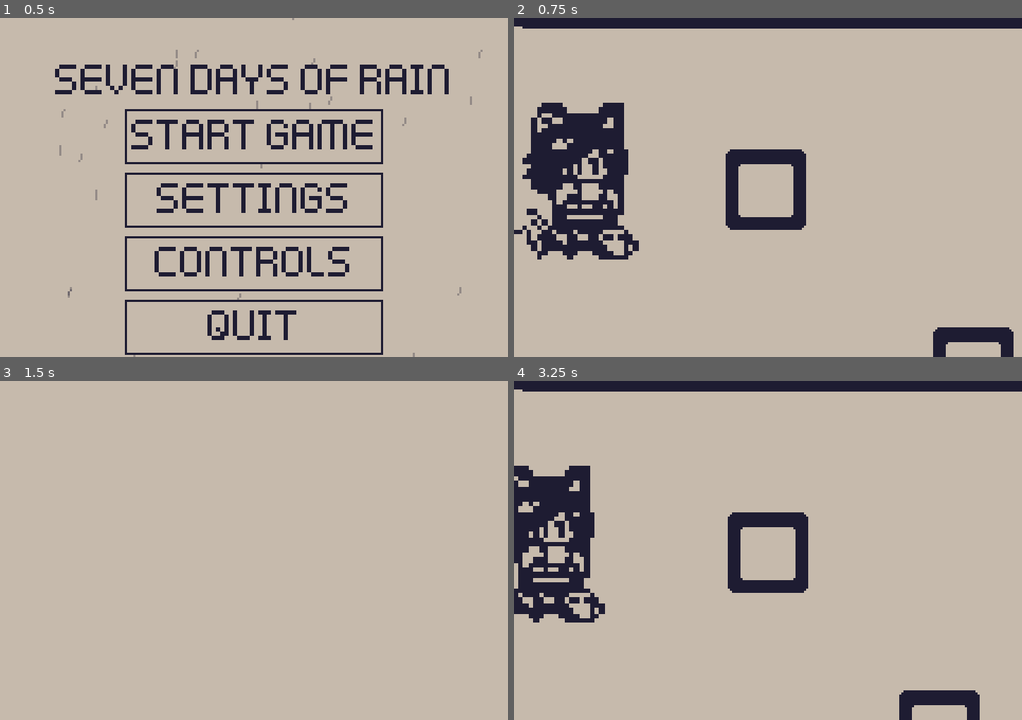
Above: before the commit, frames 1-4 (two rows, left to right).
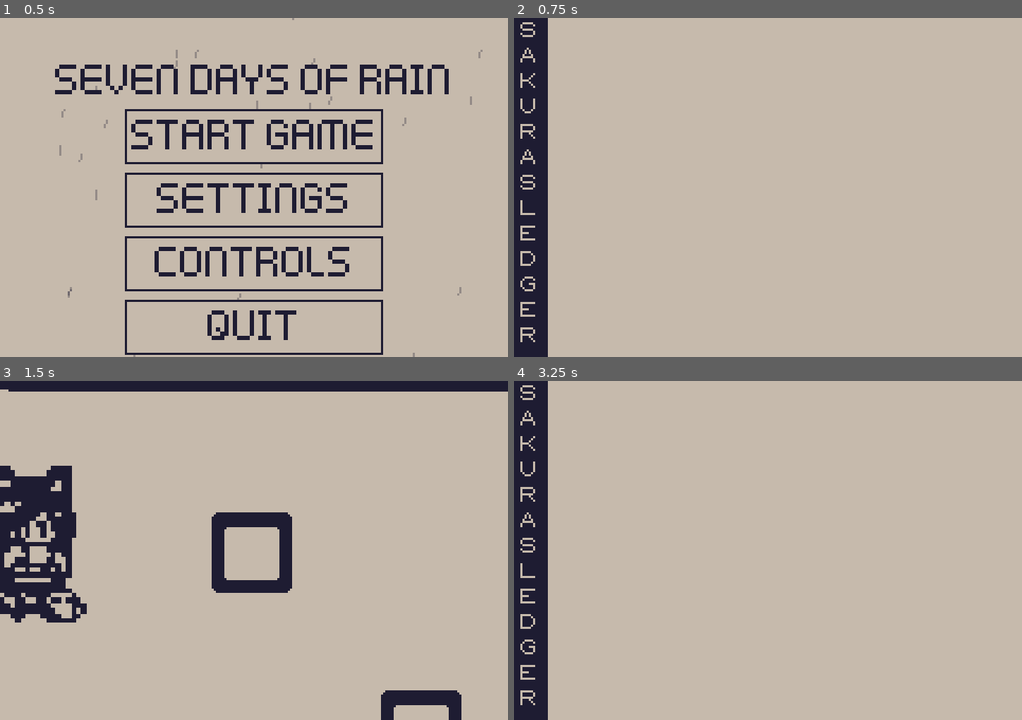
Above: after the commit, the same moments.

Repository: chickengamer555/7-days-of-rain-B1T-jam
Game: Godot game, scene res://UI/MainMenu/main_menu.tscn
Same seed, same stepped clock (60 frames per second), same inputs: the game is played once before the commit and once after it. The engine's default icon, where the game draws it, is replaced by a stand-in: a white triangle on a blue panel in a dark square.
Inputs (mouse positions are in pixels of both pictures, inside the frame that each line leads up to):
- Up to frame 1 (0.5 s): no input
- Up to frame 2 (0.75 s): click "Start Game" at 0.5 s
- Up to frame 3 (1.5 s): tap Enter at 1.25 s; move the mouse to (365, 533) at 1.27 s; hold Right (right) from 1.28 s (still down); hold Q (Ledger) from 1.28 s (still down); click (365, 533) at 1.42 s
- Up to frame 4 (3.25 s): release Right (right) at 2 s; release Q (Ledger) at 2 s; drag from (666, 567) to (768, 550) at 2.02 s; tap Space at 2.75 s; move the mouse to (818, 475) at 2.77 s; hold Right (right) from 2.78 s (still down); hold E (Interact) from 2.78 s (still down); tap Q (Ledger) at 3.05 s

Frame 1 is identical in both runs. In frame 2, 16% of the frame differs, in the area x 0-100%, y 0-100%; in frame 3, 11%; in frame 4, 13%.

Commit message:
Start of ledger

Diff:
--- a/Autoloads/DIALOUGE.tscn
+++ b/Autoloads/DIALOUGE.tscn
@@ -8,11 +8,6 @@
 script = ExtResource("1_ydmob")
 
 [node name="Box" parent="." unique_id=544790272 instance=ExtResource("1_kbwly")]
-anchors_preset = 15
-anchor_right = 1.0
-anchor_bottom = 1.0
-grow_horizontal = 2
-grow_vertical = 2
 
 [node name="Prompt" type="Label" parent="." unique_id=1754300791]
 visible = false
--- a/HUD/HUD.tscn
+++ b/HUD/HUD.tscn
@@ -2,9 +2,16 @@
 
 [ext_resource type="Script" uid="uid://bq33jn2muoia5" path="res://HUD/hud.gd" id="1_f31rt"]
 [ext_resource type="Texture2D" uid="uid://8ia57vbc23j3" path="res://icon.svg" id="2_b7ubu"]
+[ext_resource type="Texture2D" uid="uid://dt4gyh50war5d" path="res://Assets/UI/Ledger.png" id="3_ja1d4"]
+[ext_resource type="FontFile" uid="uid://cyjgs1wakyjye" path="res://Assets/UI/old-school-adventures-font/OldSchoolAdventures-42j9.ttf" id="4_amwvk"]
 
-[sub_resource type="StyleBoxFlat" id="StyleBoxFlat_f31rt"]
-bg_color = Color(0.7764706, 0.7294118, 0.6745098, 1)
+[sub_resource type="StyleBoxTexture" id="StyleBoxTexture_pw64t"]
+texture = ExtResource("3_ja1d4")
+
+[sub_resource type="LabelSettings" id="LabelSettings_7xx7b"]
+line_spacing = 2.0
+font = ExtResource("4_amwvk")
+font_size = 7
 
 [node name="Hud" type="CanvasLayer" unique_id=786916839]
 script = ExtResource("1_f31rt")
@@ -31,19 +38,31 @@
 [node name="NewEntryTimer" type="Timer" parent="." unique_id=345778449]
 
 [node name="LedgerScreen" type="Panel" parent="." unique_id=1072489921]
-visible = false
 anchors_preset = 15
 anchor_right = 1.0
 anchor_bottom = 1.0
 grow_horizontal = 2
 grow_vertical = 2
-theme_override_styles/panel = SubResource("StyleBoxFlat_f31rt")
+theme_override_styles/panel = SubResource("StyleBoxTexture_pw64t")
 
 [node name="Scroll" type="ScrollContainer" parent="LedgerScreen" unique_id=1656677815]
 layout_mode = 0
-offset_right = 240.0
+offset_left = 16.0
+offset_right = 239.978
 offset_bottom = 160.0
+horizontal_scroll_mode = 0
 
 [node name="Lines" type="VBoxContainer" parent="LedgerScreen/Scroll" unique_id=1382388703]
-custom_minimum_size = Vector2(240, 160)
+custom_minimum_size = Vector2(224, 160)
 layout_mode = 2
+
+[node name="Ledger label" type="Label" parent="LedgerScreen" unique_id=1559024369]
+layout_mode = 0
+offset_left = 3.0
+offset_right = 13.0
+offset_bottom = 145.0
+theme_override_fonts/font = ExtResource("4_amwvk")
+theme_override_font_sizes/font_size = 7
+text = "SAKURAS    LEDGER"
+label_settings = SubResource("LabelSettings_7xx7b")
+autowrap_mode = 3
Binary file added: Assets/UI/Ledger.png
Not shown, added: Assets/UI/Ledger.png.import
